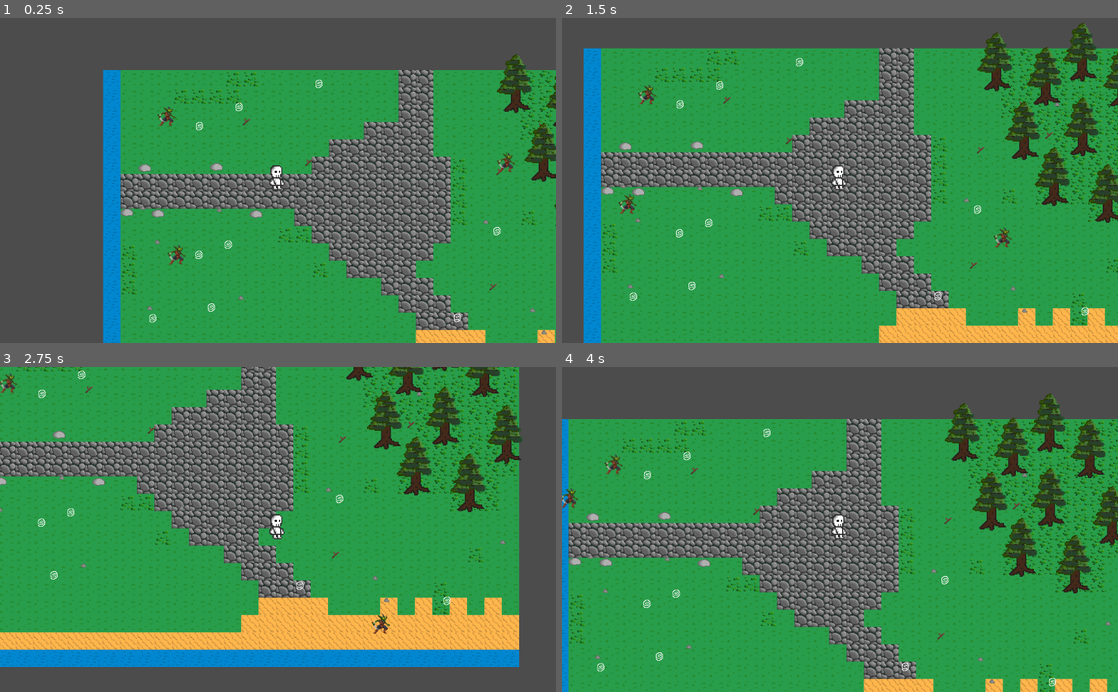
Above: before the commit, frames 1-4 (two rows, left to right).
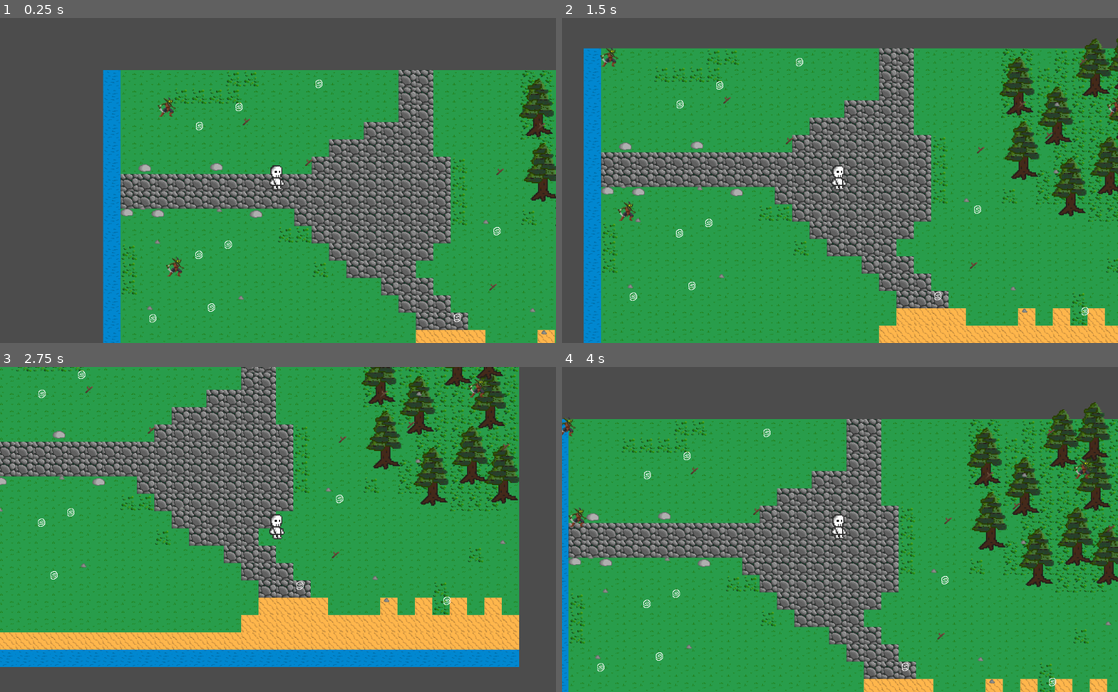
Above: after the commit, the same moments.

Repository: Kublite/my-first-game
Game: Godot game, scene res://Scenes/Root.tscn
Two runs of this game, one before a commit and one after it. Both use one fixed random seed, a clock stepped at 60 frames per second and the inputs below.
Inputs (mouse positions are in pixels of both pictures, inside the frame that each line leads up to):
- Up to frame 1 (0.25 s): no input
- Up to frame 2 (1.5 s): move the mouse to (962, 164) at 0.52 s; hold D (right) 0.53-1.28 s; hold E (e_click) 0.53-1.28 s; click (962, 164) at 0.67 s; move the mouse to (728, 196) at 1.27 s; hold S (down) from 1.28 s (still down); tap E (e_click) at 1.35 s
- Up to frame 3 (2.75 s): move the mouse to (333, 458) at 2.02 s; release S (down) at 2.03 s; hold D (right) from 2.03 s (still down); hold E (e_click) from 2.03 s (still down)
- Up to frame 4 (4 s): move the mouse to (812, 594) at 2.77 s; release D (right) at 2.78 s; release E (e_click) at 2.78 s; hold W (up) 2.78-3.53 s; tap E (e_click) at 2.85 s; click (812, 594) at 2.92 s; move the mouse to (1006, 578) at 3.52 s; hold A (left) from 3.53 s (still down); hold E (e_click) from 3.53 s (still down)

The runs differ from the first frame. In frame 1, 2.4% of the frame differs, in the area x 28-100%, y 11-80%; in frame 2, 7.3%; in frame 3, 7.0%; in frame 4, 9.3%, in the area x 0-100%, y 8-70%.

Commit message:
Add files via upload
мобы плохо двигались, а после добавления функции преследования, вообще стояли afk пока персонаж к ним не подойдет. Ошибка была в функции search_for_target, из-за которой nps не понимали, что делать когда игрок вне радиуса

Diff:
--- a/Scenes/Tilemap.tscn
+++ b/Scenes/Tilemap.tscn
@@ -120,43 +120,45 @@
 [node name="Cobble2" parent="Nature" instance=ExtResource( 5 )]
 position = Vector2( 160, 162 )
 
+[node name="Tree4" parent="Nature" instance=ExtResource( 4 )]
+position = Vector2( 910, 57 )
+
+[node name="Tree9" parent="Nature/Tree4" instance=ExtResource( 4 )]
+position = Vector2( -193, 74 )
+
+[node name="Tree8" parent="Nature/Tree4" instance=ExtResource( 4 )]
+position = Vector2( -106, 141 )
+
+[node name="Tree7" parent="Nature/Tree4" instance=ExtResource( 4 )]
+position = Vector2( 24, 137 )
+
+[node name="Tree6" parent="Nature/Tree4" instance=ExtResource( 4 )]
+position = Vector2( -202, -45 )
+
+[node name="Tree5" parent="Nature/Tree4" instance=ExtResource( 4 )]
+position = Vector2( -3, -92 )
+
+[node name="Tree3" parent="Nature/Tree4" instance=ExtResource( 4 )]
+position = Vector2( -61, -79 )
+
+[node name="Tree2" parent="Nature/Tree4" instance=ExtResource( 4 )]
+position = Vector2( -34, 102 )
+
+[node name="Tree" parent="Nature/Tree4" instance=ExtResource( 4 )]
+position = Vector2( -131, 10 )
+
 [node name="Items" type="Node2D" parent="."]
 
 [node name="Player" parent="." instance=ExtResource( 7 )]
 position = Vector2( 290, 204 )
 
-[node name="Tree4" parent="." instance=ExtResource( 4 )]
-position = Vector2( 826, 87 )
+[node name="Goblins" type="Node2D" parent="."]
 
-[node name="Tree9" parent="Tree4" instance=ExtResource( 4 )]
-position = Vector2( -53, 92 )
+[node name="Goblin" parent="Goblins" instance=ExtResource( 3 )]
+position = Vector2( 900, 160 )
 
-[node name="Tree8" parent="Tree4" instance=ExtResource( 4 )]
-position = Vector2( 46, 123 )
-
-[node name="Tree7" parent="Tree4" instance=ExtResource( 4 )]
-position = Vector2( -159, -120 )
-
-[node name="Tree6" parent="Tree4" instance=ExtResource( 4 )]
-position = Vector2( -108, 7 )
-
-[node name="Tree5" parent="Tree4" instance=ExtResource( 4 )]
-position = Vector2( -1, -138 )
-
-[node name="Tree3" parent="Tree4" instance=ExtResource( 4 )]
-position = Vector2( 73, -90 )
-
-[node name="Tree2" parent="Tree4" instance=ExtResource( 4 )]
-position = Vector2( 114, 33 )
-
-[node name="Tree" parent="Tree4" instance=ExtResource( 4 )]
-position = Vector2( -68, -93 )
-
-[node name="Goblin" parent="." instance=ExtResource( 3 )]
-position = Vector2( 708, 135 )
-
-[node name="Goblin2" parent="." instance=ExtResource( 3 )]
+[node name="Goblin2" parent="Goblins" instance=ExtResource( 3 )]
 position = Vector2( 117, 371 )
 
-[node name="Goblin3" parent="." instance=ExtResource( 3 )]
+[node name="Goblin3" parent="Goblins" instance=ExtResource( 3 )]
 position = Vector2( 87, 81 )
--- a/Scripts/AngryAnimal.gd
+++ b/Scripts/AngryAnimal.gd
@@ -3,47 +3,56 @@
 var stands = true
 var destination = Vector2()
 var velocity = Vector2()
-
-
+var prev_pos = Vector2()
+var target = null
+var default_speed = 70
 
 func _ready():
-	speed = 145
+	speed = default_speed
+	$StandingTimer.start(2)
 
-# warning-ignore:unused_argument
 func _process(delta):
 	if velocity:
-# warning-ignore:return_value_discarded
+		prev_pos = position
 		move_and_slide(velocity)
 		position.x = clamp(position.x, 0 ,10000)
 		position.y = clamp(position.y, 0 ,10000)
 	wander()
+	search_for_target()
+
+func search_for_target():
+	var pl =  get_parent().get_parent().get_player()
+	if position.distance_to(pl.position) < 200:
+		cancel_movement()
+		speed = default_speed * 3
+		target = pl
+		set_destination(target.position)
+	else:
+		if stands == true:
+			speed = default_speed
+			set_destination(Vector2())
 
 func set_destination(dest):
 	destination = dest
-	velocity = (destination - position).normalized()*speed
+	velocity = (destination - position).normalized() * speed
 	stands = false
 
 func cancel_movement():
 	velocity = Vector2()
-	destination = Vector2()
+	stands = true
 	$StandingTimer.start(2)
 
 func wander():
 	var pos = position
 	if stands:
 		randomize()
-		var x = int(rand_range(pos.x - 150, pos.x + 150))
-		var y = int(rand_range(pos.x - 150, pos.x + 150))
-
+		var x = int(rand_range(pos.x - 300, pos.x + 300))
+		var y = int(rand_range(pos.y - 300, pos.y + 300))
 		x = clamp(x, 0, 10000)
-		y = clamp(x, 0, 10000)
-
+		y = clamp(y, 0, 10000)
 		set_destination(Vector2(x,y))
-
-	elif velocity != Vector2():
-		if pos.distance_to(destination) <= speed:
-			cancel_movement()
+	elif velocity != Vector2() and pos.distance_to(destination) <= speed:
+		cancel_movement()
 
 func _on_StandingTimer_timeout():
 	stands = true
-	pass # Replace with function body.
